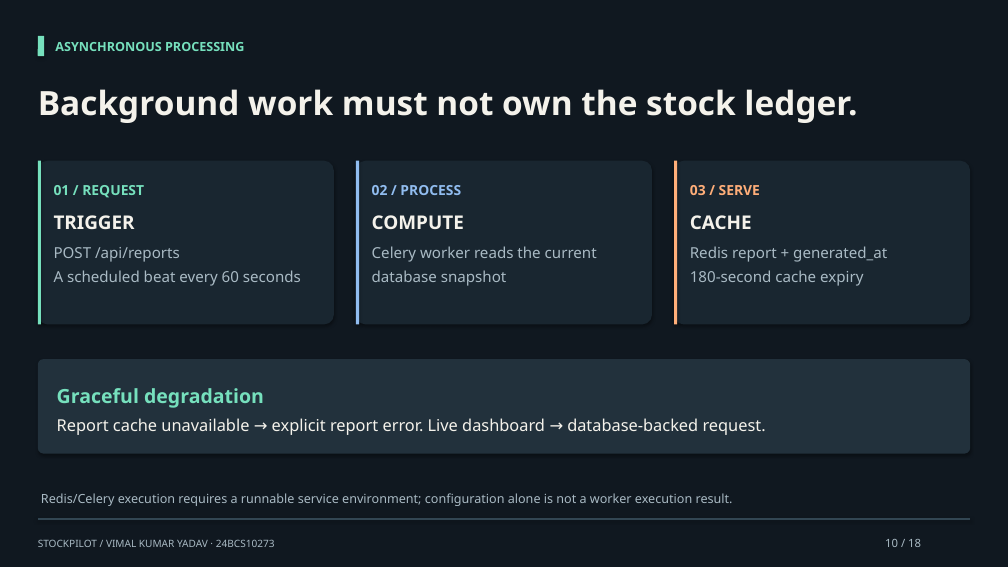
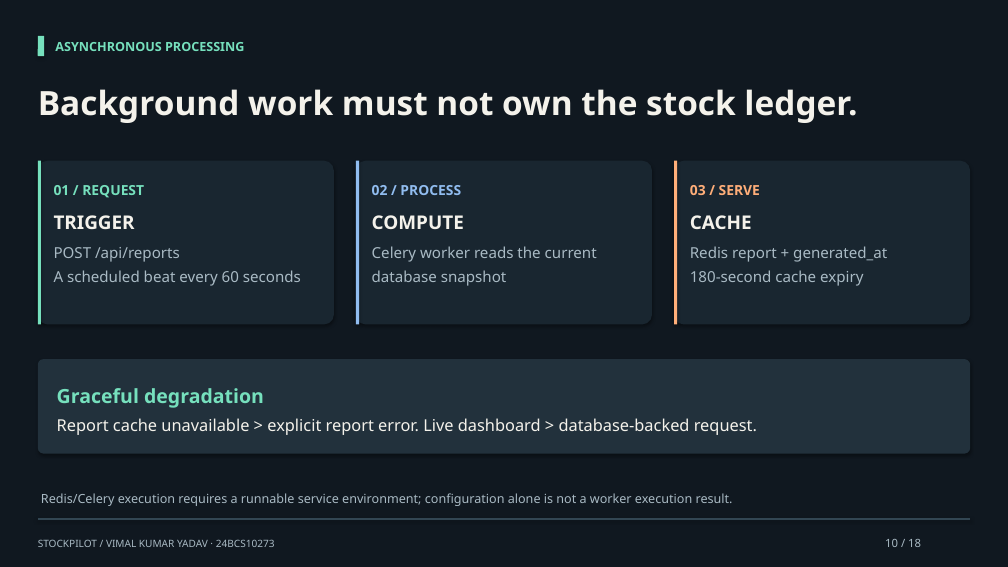
Before and after one commit to vimalyad/stockpilot-devops-capstone, a slide deck: slide 10 of docs/presentation/StockPilot-Capstone.pptx. Drawn at 1008x567 pixels with LibreOffice and Linux fonts; fonts in the diff are those of the drawing. Boxes give left, top, right and bottom in pixels: in the first picture for what was removed or moved away, otherwise in the second. Text is boxed around its words. In the diff, an @@ line names an element or a change of style, - is before the commit and + after.

```diff
--- a/docs/presentation/StockPilot-Capstone.pptx
+++ b/docs/presentation/StockPilot-Capstone.pptx
@@ text at (x1=57, y1=418, x2=757, y2=435): text changed @@
-Report cache unavailable → explicit report error. Live dashboard → database-backed request.
+Report cache unavailable > explicit report error. Live dashboard > database-backed request.
```
Also in this commit, not shown: 6 other slides changed, 19 other files.
